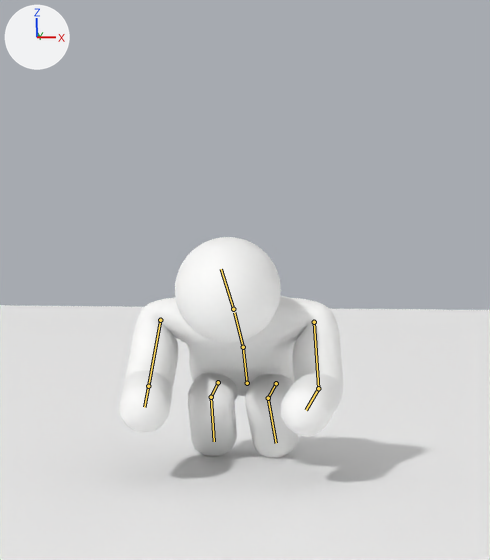
The Blender file blender/character.blend: old version first, new version second.
Camera for both pictures: the file's camera 'Camera'. The lights are fixed; the arrows at upper left show +X, +Y and +Z. The picture after the commit comes second. Both versions are drawn at frame 25 of the action 'GetUpBack'; the numbers are the values there. The bones that change, and the others that lie on the model, are drawn over the model as lines.

Objects in the first picture: 'Character', 'Ground'.
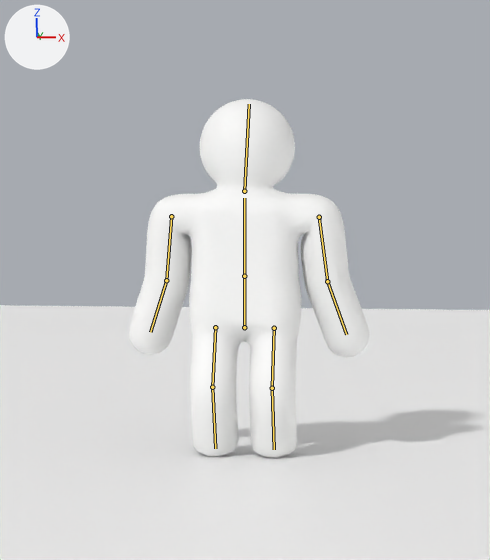
Where the change shows, as pixel boxes (x1, y1, x2, y2) in the pictures (490 x 560 px):
```json
{"object": "Character", "change": "posed", "before": [120, 237, 343, 458], "after": [129, 99, 370, 458], "on screen": "8% wider, 62% taller"}
{"bone": "hips", "before": "(247, 383) to (243, 347)", "after": "(244, 327) to (244, 276)"}
{"bone": "spine", "before": "(243, 347) to (234, 312)", "after": "(244, 276) to (244, 198)"}
{"bone": "head", "before": "(233, 309) to (221, 269)", "after": "(244, 191) to (249, 104)"}
{"bone": "upper_arm.R", "before": "(160, 320) to (148, 386)", "after": "(171, 216) to (166, 280)"}
{"bone": "forearm.R", "before": "(148, 386) to (144, 407)", "after": "(166, 280) to (150, 332)"}
{"bone": "upper_arm.L", "before": "(314, 322) to (318, 388)", "after": "(319, 217) to (327, 281)"}
{"bone": "forearm.L", "before": "(318, 388) to (306, 410)", "after": "(327, 281) to (346, 334)"}
{"bone": "thigh.R", "before": "(218, 382) to (211, 397)", "after": "(215, 327) to (212, 387)"}
{"bone": "shin.R", "before": "(211, 397) to (214, 441)", "after": "(212, 387) to (215, 448)"}
{"bone": "thigh.L", "before": "(276, 383) to (268, 398)", "after": "(274, 328) to (272, 388)"}
{"bone": "shin.L", "before": "(268, 398) to (276, 443)", "after": "(272, 388) to (274, 449)"}
```

Scene script edits in JSON lines:
```json
{"block": "bone_hips", "where": "bone_hips = bpy.data.objects['CharacterRig'].pose.bones['hips']  # child of 'root'"}
{"op": "set", "path": "bone_hips.location", "old": "(0.0, -0.325, -0.097)", "new": "(0.0, -0.01, 0.0)"}
{"op": "set", "path": "bone_hips.rotation_quaternion", "old": "(0.943, 0.332, 0.0, 0.0)", "new": "(1.0, 0.0, 0.0, 0.0)", "note": "degrees (39, 0, 0) -> degrees (0, 0, 0)"}
{"block": "bone_spine", "where": "bone_spine = bpy.data.objects['CharacterRig'].pose.bones['spine']  # child of 'hips'"}
{"op": "set", "path": "bone_spine.rotation_quaternion", "old": "(0.984, 0.176, 0.0, 0.0)", "new": "(1.0, 0.001, 0.0, 0.0)", "note": "degrees (20, 0, 0) -> degrees (0, 0, 0)"}
{"block": "bone_head", "where": "bone_head = bpy.data.objects['CharacterRig'].pose.bones['head']  # child of 'spine'"}
{"op": "set", "path": "bone_head.rotation_quaternion", "old": "(0.999, 0.043, 0.0, 0.0)", "new": "(0.979, -0.204, 0.0, 0.0)", "note": "degrees (5, 0, 0) -> degrees (-23, 0, 0)"}
{"block": "bone_upper_arm_r", "where": "bone_upper_arm_r = bpy.data.objects['CharacterRig'].pose.bones['upper_arm.R']  # child of 'spine'"}
{"op": "set", "path": "bone_upper_arm_r.rotation_quaternion", "old": "(0.751, 0.659, 0.0, 0.021)", "new": "(0.891, -0.109, 0.0, 0.44)", "note": "degrees (83, -2, 2) -> degrees (-11, 6, 52)"}
{"block": "bone_forearm_r", "where": "bone_forearm_r = bpy.data.objects['CharacterRig'].pose.bones['forearm.R']  # child of 'upper_arm.R'"}
{"op": "set", "path": "bone_forearm_r.rotation_quaternion", "old": "(0.889, 0.323, 0.0, -0.325)", "new": "(0.994, -0.006, 0.0, -0.106)", "note": "degrees (36, 12, -36) -> degrees (-1, 0, -12)"}
{"block": "bone_upper_arm_l", "where": "bone_upper_arm_l = bpy.data.objects['CharacterRig'].pose.bones['upper_arm.L']  # child of 'spine'"}
{"op": "set", "path": "bone_upper_arm_l.rotation_quaternion", "old": "(0.751, 0.659, 0.0, -0.021)", "new": "(0.891, -0.109, 0.0, -0.44)", "note": "degrees (83, 2, -2) -> degrees (-11, -6, -52)"}
{"block": "bone_forearm_l", "where": "bone_forearm_l = bpy.data.objects['CharacterRig'].pose.bones['forearm.L']  # child of 'upper_arm.L'"}
{"op": "set", "path": "bone_forearm_l.rotation_quaternion", "old": "(0.889, 0.323, 0.0, 0.325)", "new": "(0.994, -0.006, 0.0, 0.106)", "note": "degrees (36, -12, 36) -> degrees (-1, 0, 12)"}
{"block": "bone_thigh_r", "where": "bone_thigh_r = bpy.data.objects['CharacterRig'].pose.bones['thigh.R']  # child of 'hips'"}
{"op": "set", "path": "bone_thigh_r.rotation_quaternion", "old": "(0.476, 0.879, 0.0, 0.028)", "new": "(0.985, 0.174, 0.0, 0.0)", "note": "degrees (123, -3, 2) -> degrees (20, 0, 0)"}
{"block": "bone_shin_r", "where": "bone_shin_r = bpy.data.objects['CharacterRig'].pose.bones['shin.R']  # child of 'thigh.R'"}
{"op": "set", "path": "bone_shin_r.rotation_quaternion", "old": "(0.461, -0.884, 0.0, -0.081)", "new": "(0.946, -0.324, 0.0, 0.0)", "note": "degrees (-125, -8, -4) -> degrees (-38, 0, 0)"}
{"block": "bone_thigh_l", "where": "bone_thigh_l = bpy.data.objects['CharacterRig'].pose.bones['thigh.L']  # child of 'hips'"}
{"op": "set", "path": "bone_thigh_l.rotation_quaternion", "old": "(0.476, 0.879, 0.0, -0.028)", "new": "(0.985, 0.174, 0.0, 0.0)", "note": "degrees (123, 3, -2) -> degrees (20, 0, 0)"}
{"block": "bone_shin_l", "where": "bone_shin_l = bpy.data.objects['CharacterRig'].pose.bones['shin.L']  # child of 'thigh.L'"}
{"op": "set", "path": "bone_shin_l.rotation_quaternion", "old": "(0.461, -0.884, 0.0, 0.081)", "new": "(0.946, -0.324, 0.0, 0.0)", "note": "degrees (-125, 8, 4) -> degrees (-38, 0, 0)"}
```
